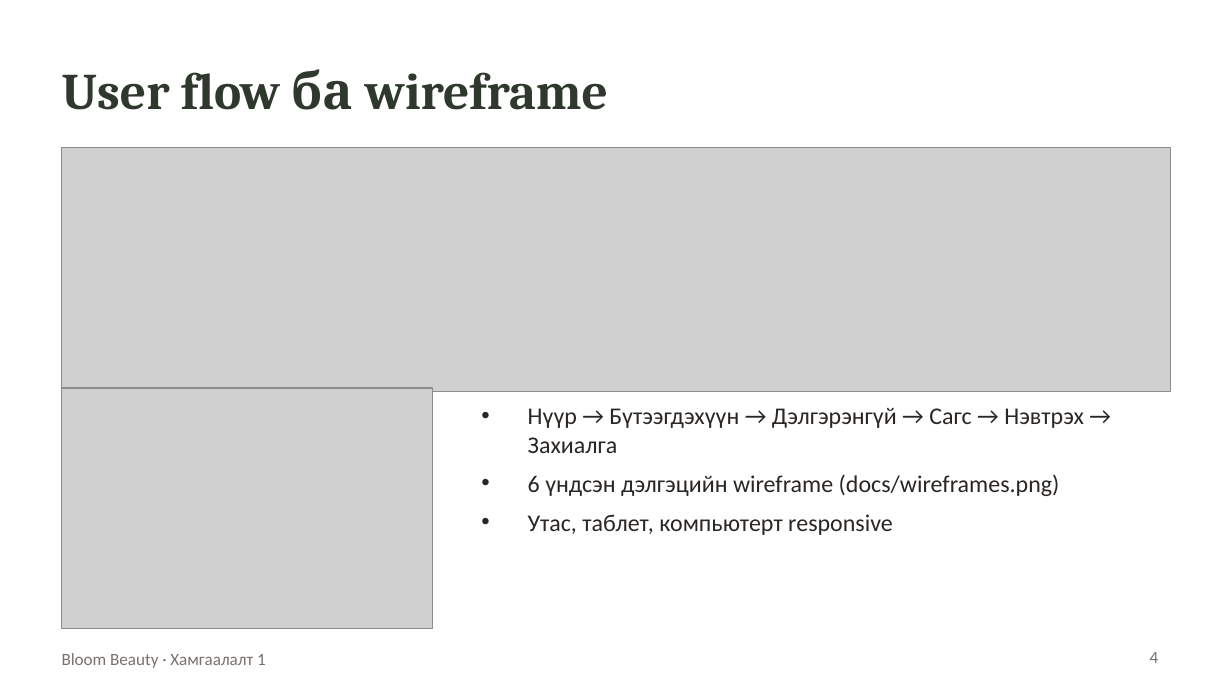
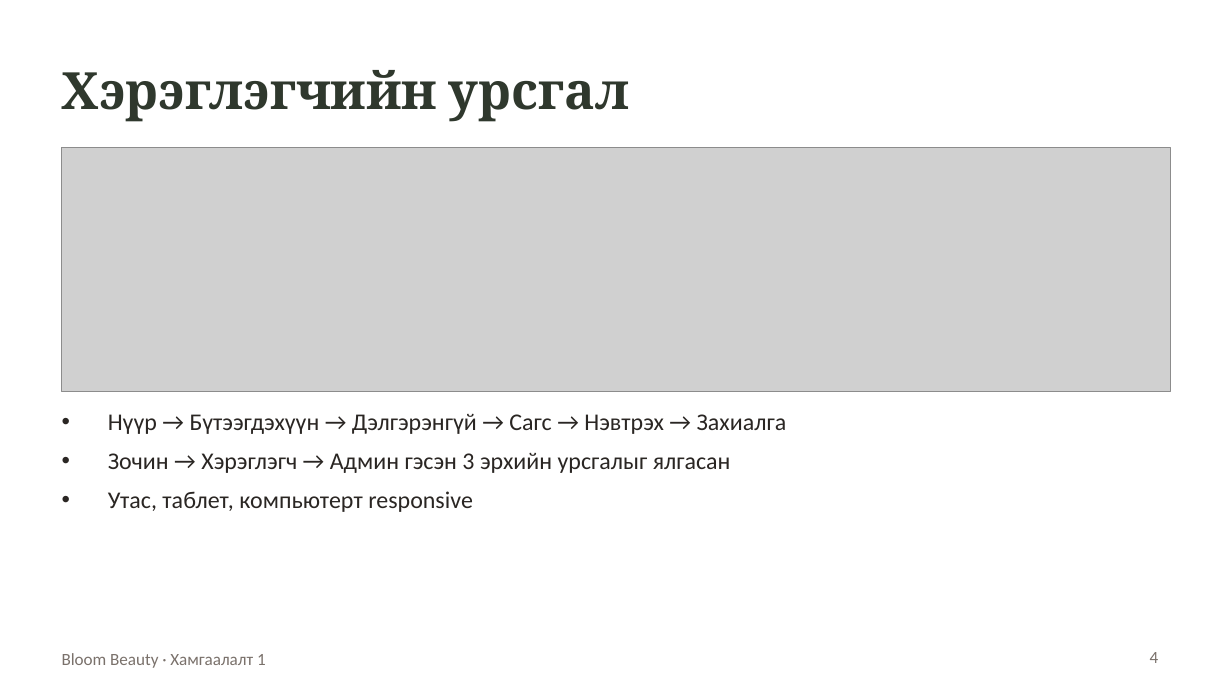
Before and after one commit to b22ft1012-hash/beauty-shop, a slide deck: slide 4 of docs/BloomBeauty_Hamgaalalt1.pptx. Drawn at 1232x693 pixels with LibreOffice and Linux fonts; fonts in the diff are those of the drawing; grey boxes stand for pictures. Boxes give left, top, right and bottom in pixels: in the first picture for what was removed or moved away, otherwise in the second. Text is boxed around its words. In the diff, an @@ line names an element or a change of style, - is before the commit and + after.

Commit message:
docs: PPT-д screenshot нэмж, ERD/wireframe слайдыг томруулав

```diff
--- a/docs/BloomBeauty_Hamgaalalt1.pptx
+++ b/docs/BloomBeauty_Hamgaalalt1.pptx
@@ title at bbox=[62, 70, 629, 122]: text changed @@
-User flow ба wireframe
+Хэрэглэгчийн урсгал
@@ picture removed at bbox=[62, 388, 432, 628] @@
@@ text "Нүүр → Бүтээгдэхүүн → Дэлгэрэнгүй ...": place and size @@
-text "Нүүр → Бүтээгдэхүүн → Дэлгэрэнгүй ..." at bbox=[528, 408, 1084, 535]
+text "Нүүр → Бүтээгдэхүүн → Дэлгэрэнгүй ..." at bbox=[108, 414, 787, 512]
@@ text at bbox=[108, 453, 731, 473]: text changed @@
-• 6 үндсэн дэлгэцийн wireframe (docs/wireframes.png)
+• Зочин → Хэрэглэгч → Админ гэсэн 3 эрхийн урсгалыг ялгасан
```
Also in this commit, not shown: 1 other slide changed, 2 slides added, 1 other file.
